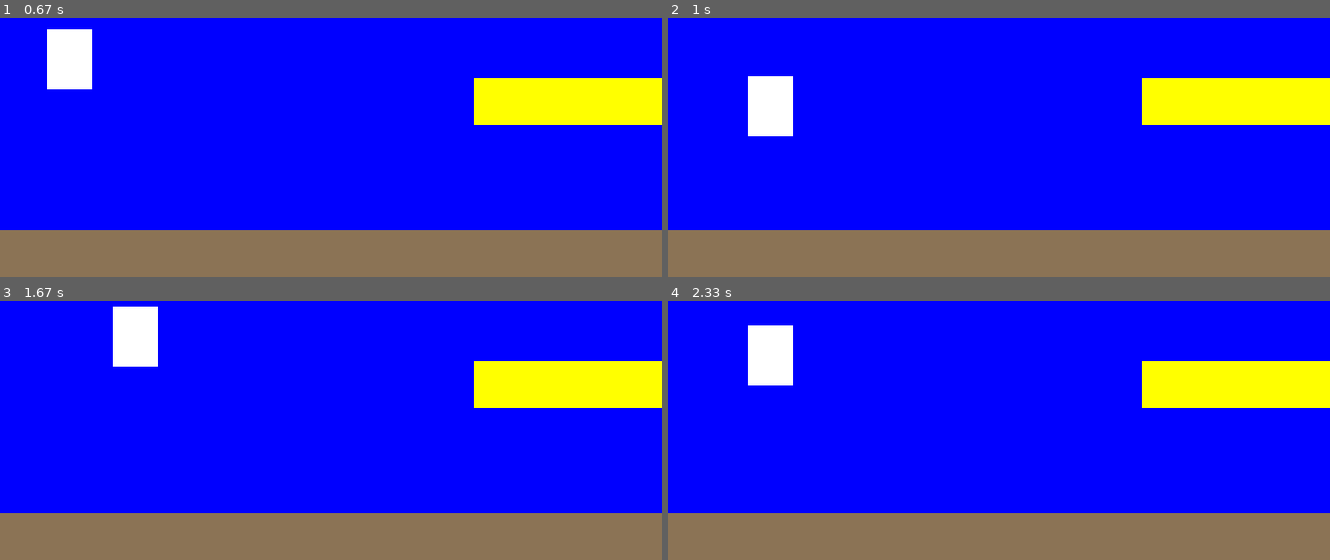
Above: before the commit, frames 1-4 (two rows, left to right).
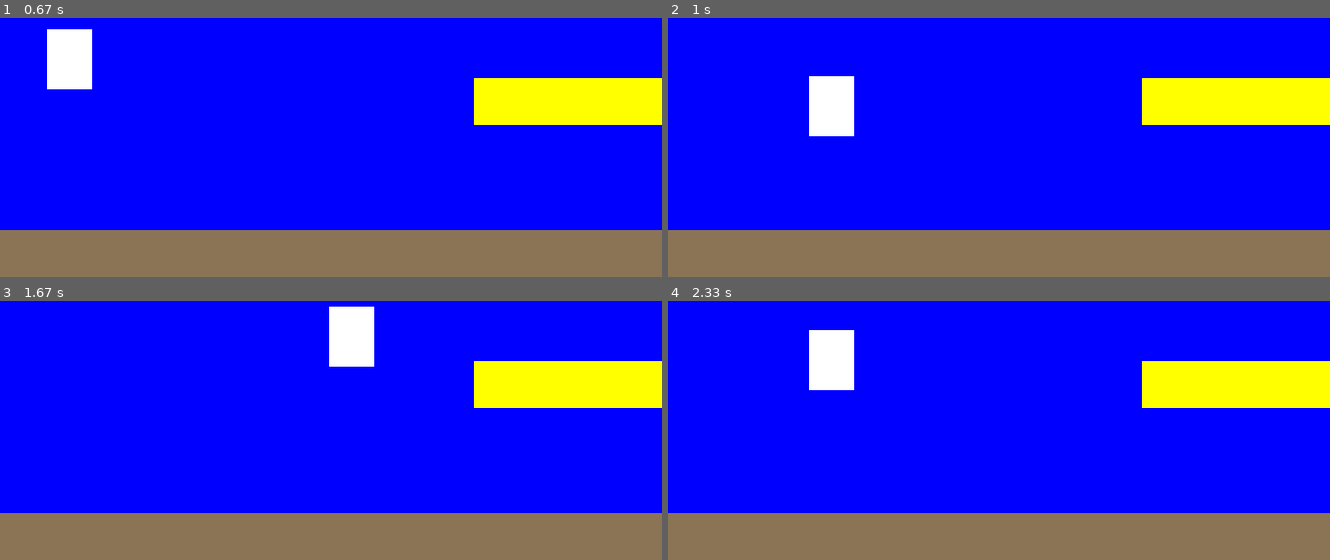
Above: after the commit, the same moments.

Repository: saegl5/myprojects
Game: pygame game, started from mario.py
The game is run twice, just before and just after one commit, with the same random seed, the same clock (stepped at 60 frames per second) and the same inputs.
Inputs (mouse positions are in pixels of both pictures, inside the frame that each line leads up to):
- Up to frame 1 (0.67 s): tap Space at 0.33 s
- Up to frame 2 (1 s): hold Right from 0.67 s (still down); move the mouse to (1210, 23) at 0.7 s; tap Space at 0.73 s
- Up to frame 3 (1.67 s): tap Space at 1.03, 1.23, 1.53 s; release Right at 1.13 s; hold Right 1.17-1.63 s; move the mouse to (172, 324) at 1.2 s
- Up to frame 4 (2.33 s): hold Left 1.67-2.2 s; move the mouse to (outside the picture) at 1.7 s; tap Space at 1.73, 2.03 s

Frame 1 is identical in both runs. In frame 2, 3.2% of the frame differs, in the area x 12-29%, y 22-46%; in frame 3, 3.2%; in frame 4, 3.2%.

Commit message:
additional refinements

Diff:
--- a/mario.py
+++ b/mario.py
@@ -22,6 +22,8 @@
 x_inc = 0 # short for "increment"
 y_inc = 0
 first = True # hopping
+halt = True # walking
+on = True # ground or platform
 # Other constants and variables
 
 ground = Rectangle(canvas.size[0], ground_height)
@@ -52,14 +54,20 @@
         elif action.type == pygame.KEYDOWN:
             if action.key == pygame.K_RIGHT:
                 x_inc = speed
+                halt = False
             if action.key == pygame.K_LEFT:
                 x_inc = -speed
-            if action.key == pygame.K_SPACE and mario.rect.bottom == ground.rect.top and first == True:
+                halt = False
+            if action.key == pygame.K_SPACE and first == True and on == True:
+                # if mario.rect.bottom == ground.rect.top:
                 y_inc = -2.5*speed # y decreases going upward
                 first = False
+                on = False
         elif action.type == pygame.KEYUP:
-            x_inc = 0
-            first = True
+            if action.key == pygame.K_SPACE:
+                first = True
+            if action.key == pygame.K_RIGHT or action.key == pygame.K_LEFT:
+                halt = True
         # Other keyboard or mouse/trackpad events
 
         time_stamp(action)
@@ -71,11 +79,18 @@
     hit_platform = pygame.sprite.spritecollide(mario, platforms, False)
     if hit_ground != []:
         mario.rect.bottom = ground.rect.top
+        on = True
+        if halt == True:
+            x_inc = 0
     elif hit_platform != []:
         mario.rect.bottom = platform.rect.top
         y_inc = 0 # in case mario walks off platform
+        on = True
+        if halt == True:
+            x_inc = 0
     else: # cycles, fewer for higher values of gravity
         y_inc += 0.5 # gravity, place here otherwise increment will keep running
+        on = False
     # Other game logic
 
     canvas.clean()
